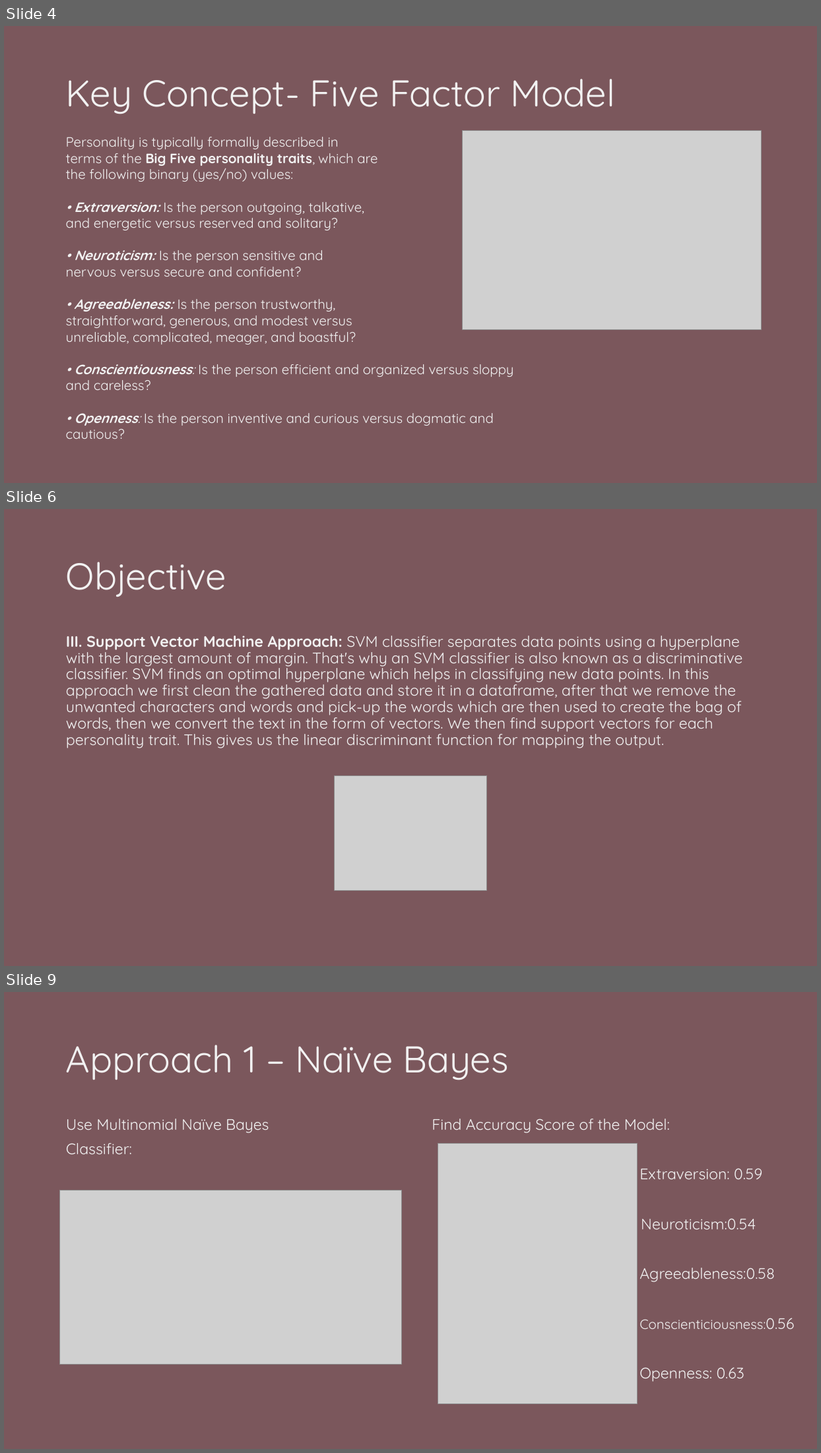
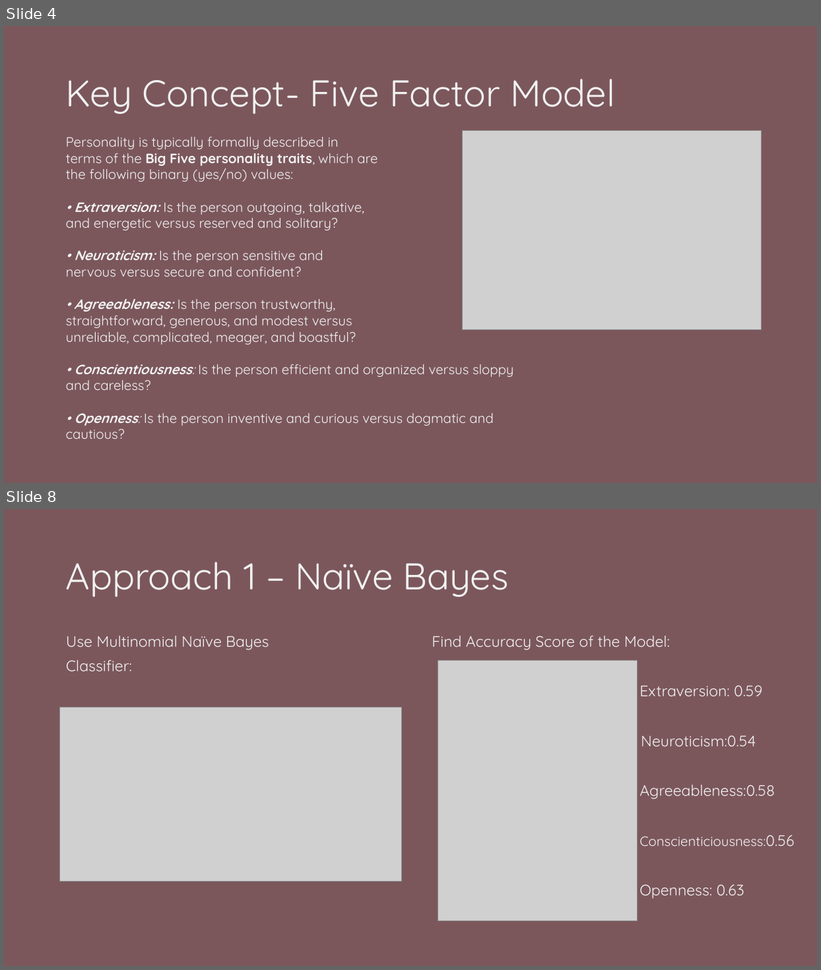
Before and after one commit to Manjari-99/Personality-Detection-From-Text, a slide deck: Personality Detection From Text.pptx. Shown one above the other, each under a label of ours: slides 4, 6 and 9 before the commit, slides 4 and 8 after it; the slides between them are not shown. The pictures are 821x1453 and 821x970 pixels, drawn with LibreOffice and Linux fonts; fonts in the diff are those of the drawing; grey boxes stand for pictures. Boxes give left, top, right and bottom in pixels: in the first picture for what was removed or moved away, otherwise in the second. Text is boxed around its words. In the diff, an @@ line names an element or a change of style, - is before the commit and + after.

```diff
--- a/Personality Detection From Text.pptx
+++ b/Personality Detection From Text.pptx
@@ slide 6 removed at box(4, 509, 817, 966), background #7B575C @@
@@ title removed at box(66, 562, 226, 597) @@
-Objective
@@ text removed at box(66, 636, 743, 749) @@
-III. Support Vector Machine Approach: SVM classifier separates data points using a hyperplane with the largest amount of margin. That's why an SVM classifier is also known as a discriminative classifier. SVM finds an optimal hyperplane which helps in classifying new data points. In this approach we first clean the gathered data and store it in a dataframe, after that we remove the unwanted characters and words and pick-up the words which are then used to create the bag of words, then we convert the text in the form of vectors. We then find support vectors for each personality trait. This gives us the linear discriminant function for mapping the output.
@@ picture removed at box(334, 776, 487, 891) @@
@@ what was slide 9 is now slide 8 @@
```
Also in this commit, not shown: 4 slides changed, 1 slide added, 3 other slides removed, 1 other file.
